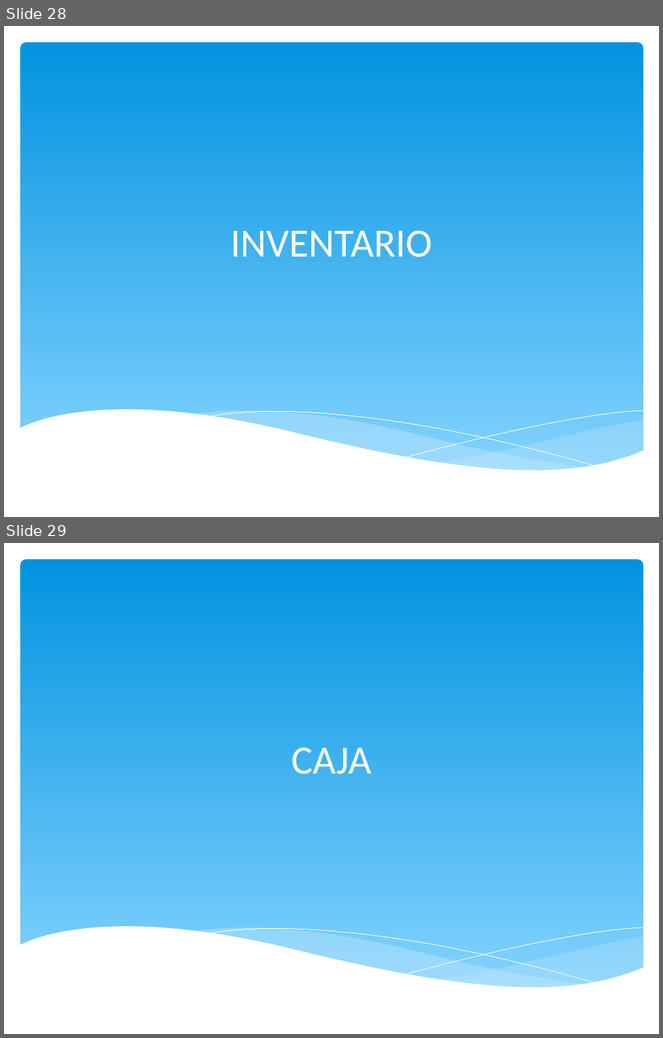
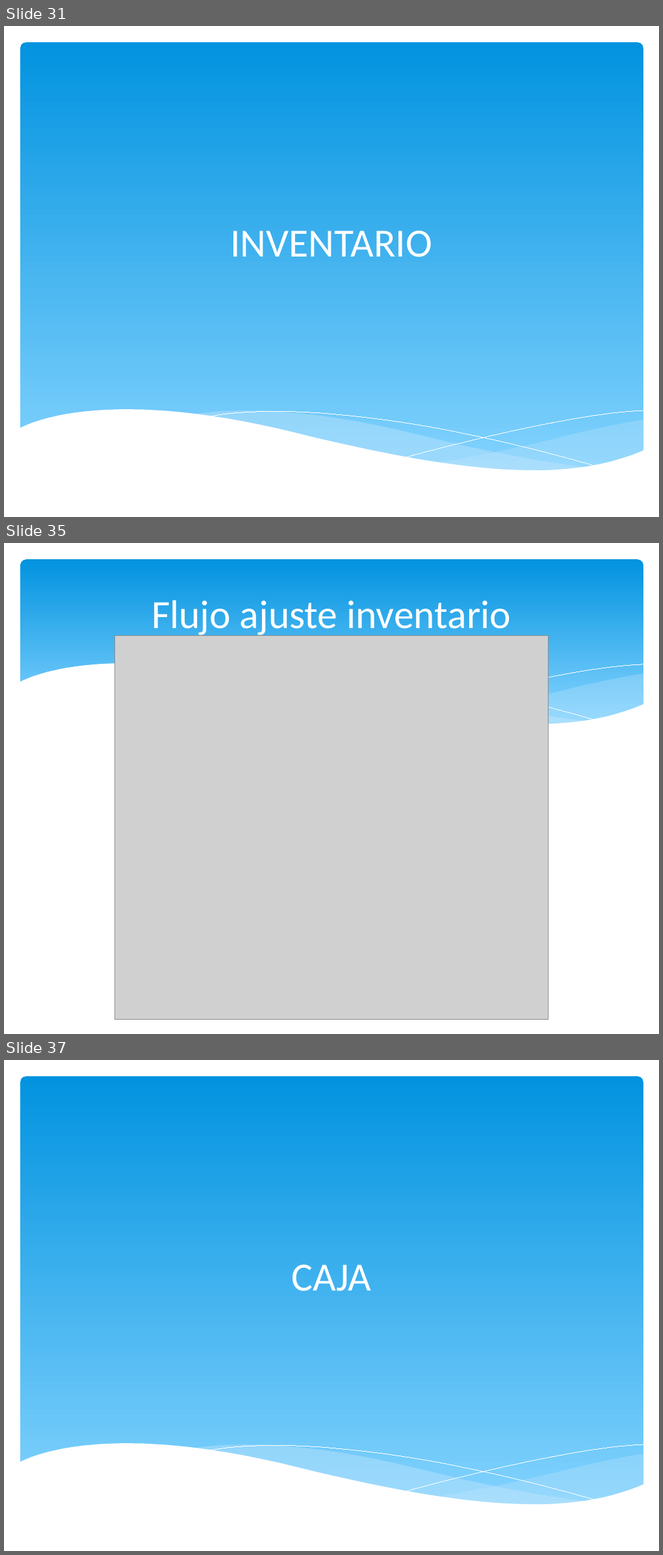
Before and after one commit to igodeveloper/infocomedor, a slide deck: presentacion/INFOCOMEDOR - PPT.pptx. Shown one above the other, each under a label of ours: slides 28 and 29 before the commit, slides 31, 35 and 37 after it; the slides between them are not shown. The pictures are 663x1038 and 663x1555 pixels, drawn with LibreOffice and Linux fonts; fonts in the diff are those of the drawing; grey boxes stand for pictures. Boxes give left, top, right and bottom in pixels: in the first picture for what was removed or moved away, otherwise in the second. Text is boxed around its words. In the diff, an @@ line names an element or a change of style, - is before the commit and + after.

```diff
--- a/presentacion/INFOCOMEDOR - PPT.pptx
+++ b/presentacion/INFOCOMEDOR - PPT.pptx
@@ slide 35 added at [4,543,659,1034], background #FFFFFF @@
@@ rounded rectangle added at [20,559,644,736], fill gradient #0293E0 to #83D3FE @@
@@ title added at [152,600,511,637], 44 pt, text #FFFFFF @@
+Flujo ajuste inventario
@@ picture added at [114,635,548,1019] @@
@@ group added at [19,663,644,759]: 5 freeform shapes @@
@@ what was slide 28 is now slide 31 @@
@@ what was slide 29 is now slide 37 @@
```
Also in this commit, not shown: 9 other slides added, 2 slides removed.
